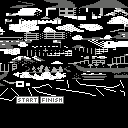
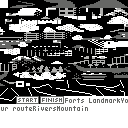
Revision of a layered 128×128 image; what changed, layer by layer:
painted on "Pasted Layer" over [0, 96, 128, 112]
hid "black" over [0, 0, 128, 128]
